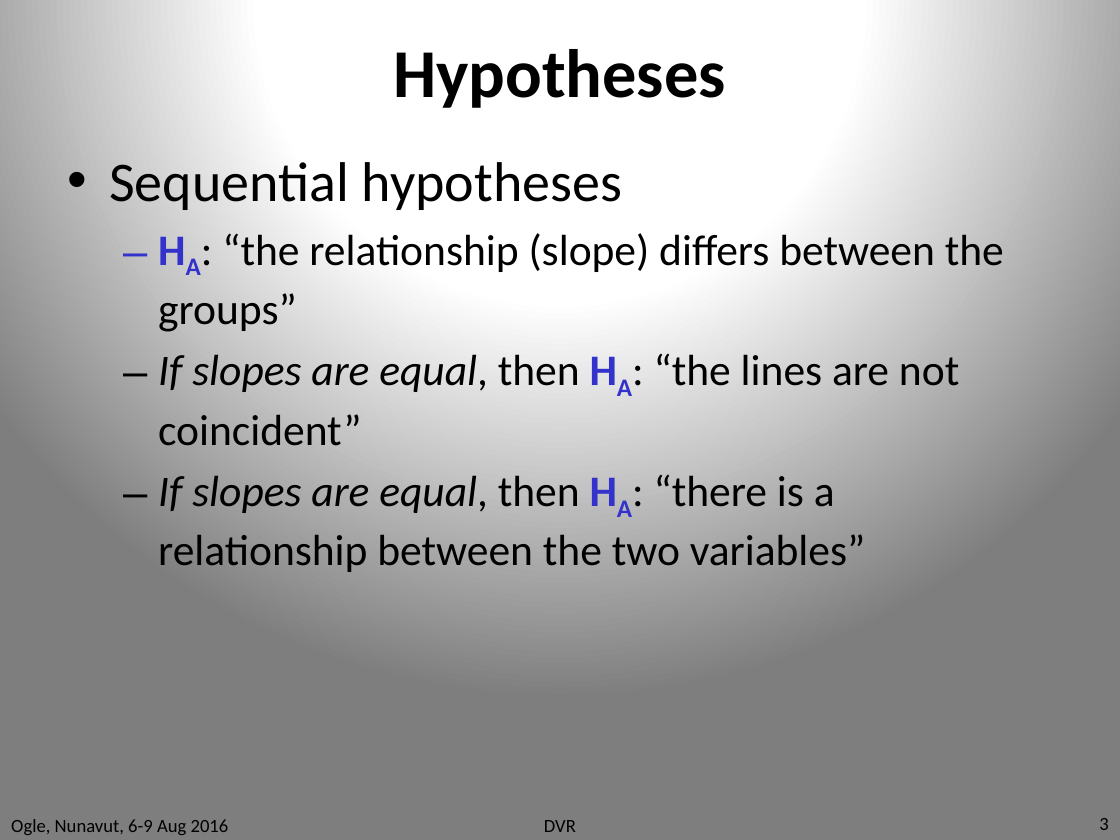
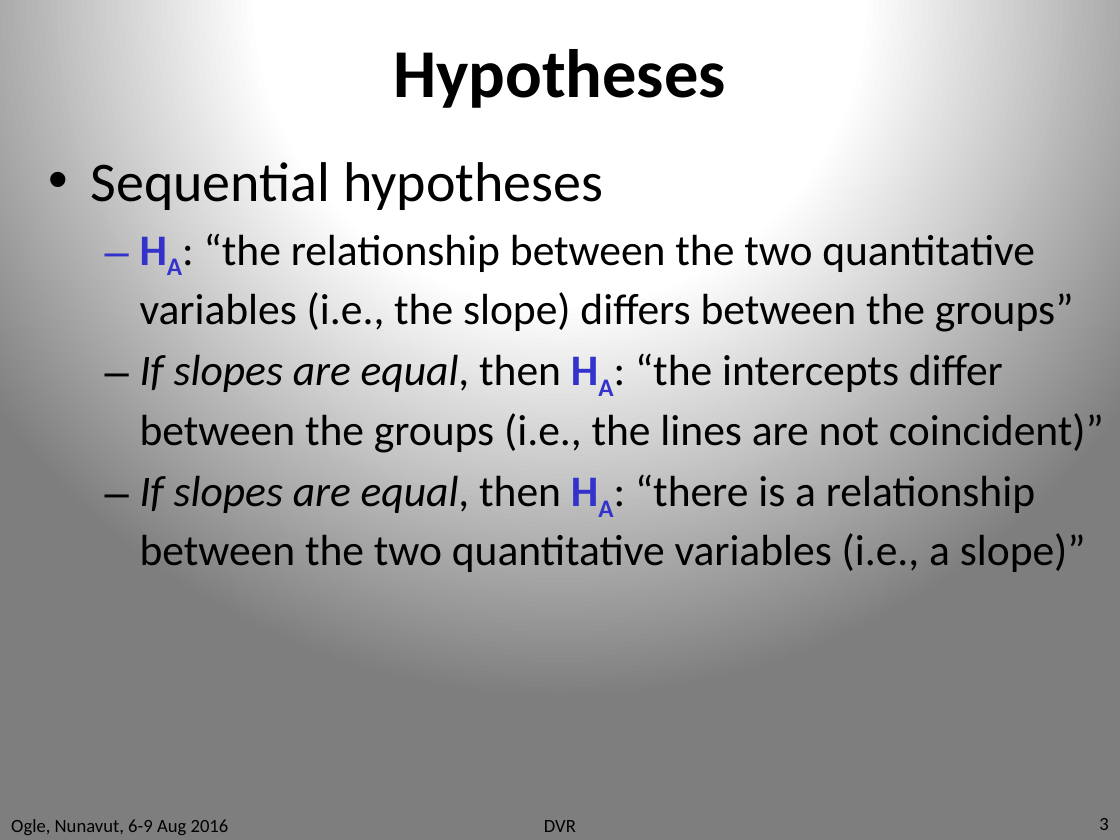
Before and after one commit to droglenc/RcourseNunavut2016, a slide deck: slide 3 of Slides/DVR_WL.pptx. Drawn at 1120x840 pixels with LibreOffice and Linux fonts; fonts in the diff are those of the drawing. Boxes give left, top, right and bottom in pixels: in the first picture for what was removed or moved away, otherwise in the second. Text is boxed around its words. In the diff, an @@ line names an element or a change of style, - is before the commit and + after.

```diff
--- a/Slides/DVR_WL.pptx
+++ b/Slides/DVR_WL.pptx
@@ text "Sequential hypotheses": place and size @@
-text "Sequential hypotheses" at [109,162,1004,572]
+text "Sequential hypotheses" at [91,162,1104,572]
@@ text at [140,229,1104,572]: text changed @@
-  – HA: “the relationship (slope) differs between the groups”
-  – If slopes are equal, then HA: “the lines are not coincident”
-  – If slopes are equal, then HA: “there is a relationship between the two variables”
+  – HA: “the relationship between the two quantitative variables (i.e., the slope) differs between the groups”
+  – If slopes are equal, then HA: “the intercepts differ between the groups (i.e., the lines are not coincident)”
+  – If slopes are equal, then HA: “there is a relationship between the two quantitative variables (i.e., a slope)”
```
Also in this commit, not shown: 7 other slides changed, 52 other files.
